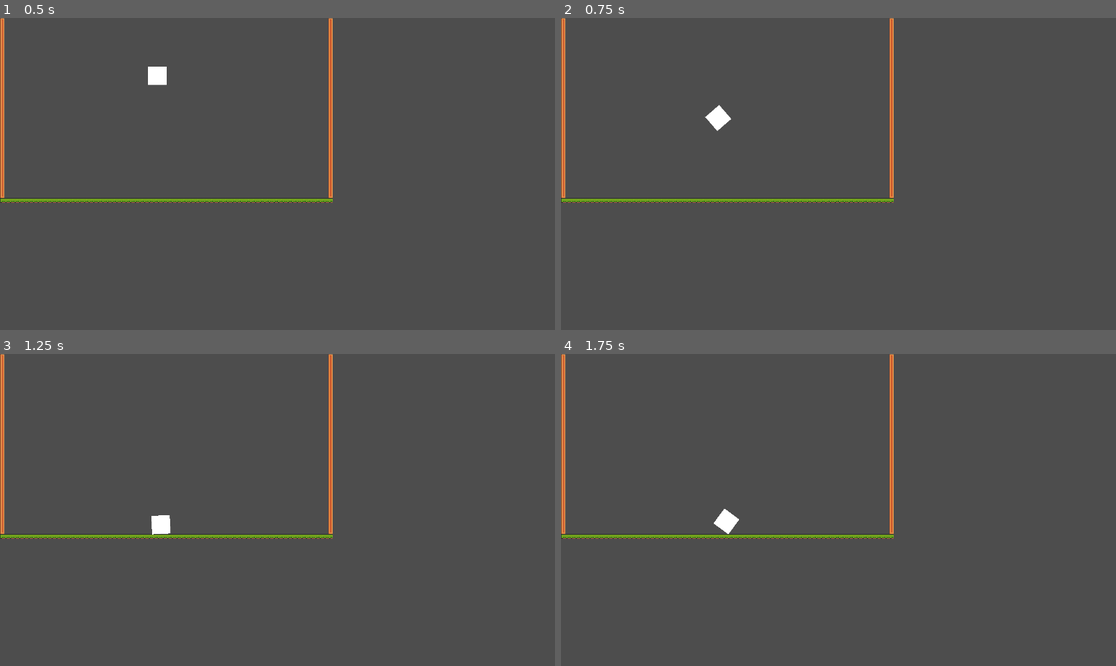
Above: before the commit, frames 1-4 (two rows, left to right).
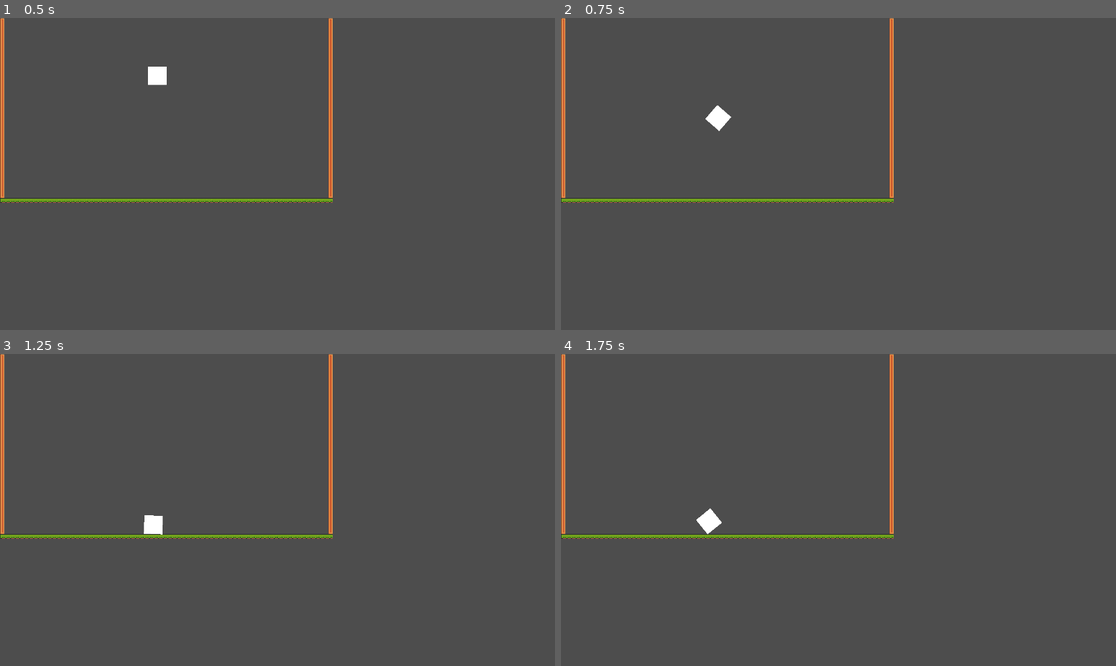
Above: after the commit, the same moments.

Repository: More-Than-Many/2d-platformer-geometry-game
Game: Godot game, scene res://test-level/test-level.tscn
Same seed, same stepped clock (60 frames per second), same inputs: the game is played once before the commit and once after it. The project has no main scene, so this scene is started directly.
Inputs:
- Up to frame 1 (0.5 s): no input
- Up to frame 2 (0.75 s): hold D (right) from 0.53 s (still down)
- Up to frame 3 (1.25 s): keep holding D (right)
- Up to frame 4 (1.75 s): release D (right) at 1.28 s; hold A (left) from 1.28 s (still down)

Frame 1 is identical in both runs. In frame 2, less than 0.1% of the frame differs, in the area x 25-31%, y 27-37%; in frame 3, 0.2%; in frame 4, 0.4%, in the area x 24-33%, y 49-58%.

Commit message:
torque switch
torque switch

Diff:
--- a/project.godot
+++ b/project.godot
@@ -14,6 +14,12 @@
 config/features=PackedStringArray("4.5", "Forward Plus")
 config/icon="res://icon.svg"
 
+[display]
+
+window/size/viewport_width=1920
+window/size/viewport_height=1080
+window/vsync/vsync_mode=2
+
 [input]
 
 left={
@@ -26,8 +32,3 @@
 "events": [Object(InputEventKey,"resource_local_to_scene":false,"resource_name":"","device":-1,"window_id":0,"alt_press …(192 unchanged characters)…
 ]
 }
-[display]
-
-window/size/viewport_width=1920
-window/size/viewport_height=1080
-window/vsync/vsync_mode=2
--- a/test-player/test_player.gd
+++ b/test-player/test_player.gd
@@ -7,9 +7,9 @@
 
 func _physics_process(_delta: float) -> void:
 	if Input.is_action_pressed("left"):
+		apply_torque(-torque_force)
+
+	if Input.is_action_pressed("right"):
 		apply_torque(torque_force)
 
-	if Input.is_action_pressed("right"):
-		apply_torque(-torque_force)
-
 	angular_velocity = clamp(angular_velocity, -PI, PI)
